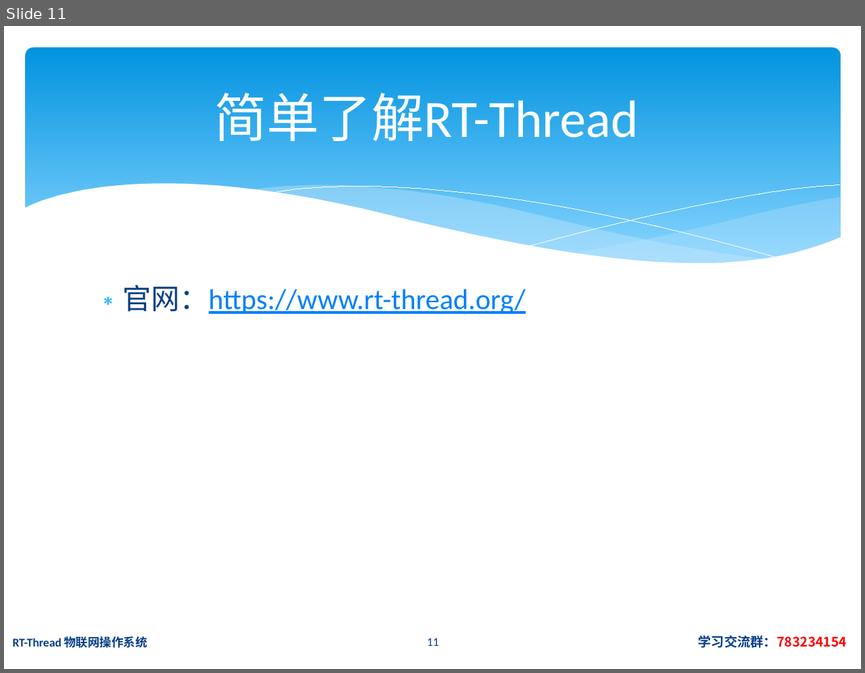
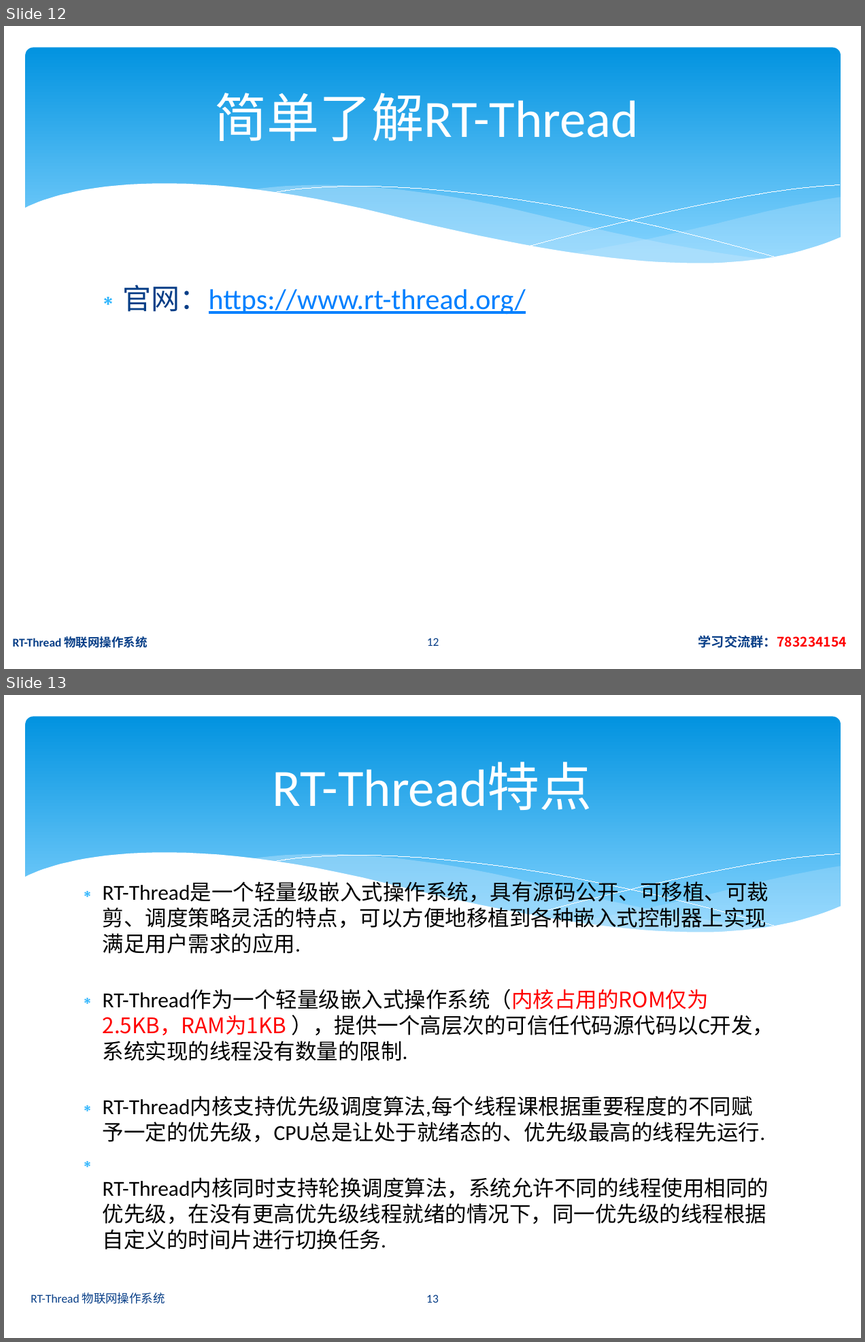
Before and after one commit to jiejieTop/RT_Thread_PPT, a slide deck: PPT/rt-thread.pptx. Shown one above the other, each under a label of ours: slide 11 before the commit, slides 12 and 13 after it. The pictures are 865x673 and 865x1342 pixels, drawn with LibreOffice and Linux fonts; fonts in the diff are those of the drawing. Boxes give left, top, right and bottom in pixels: in the first picture for what was removed or moved away, otherwise in the second. Text is boxed around its words. In the diff, an @@ line names an element or a change of style, - is before the commit and + after.

```diff
--- a/PPT/rt-thread.pptx
+++ b/PPT/rt-thread.pptx
@@ slide 13 added at [4, 695, 861, 1338], background #FFFFFF; not listed: 6 template elements that a slide beside it also shows @@
@@ title added at [273, 762, 592, 810], 44 pt, text #FFFFFF @@
+RT-Thread特点
@@ text added at [103, 882, 774, 1249], 18 pt, text #000000 @@
+∗ RT-Thread是一个轻量级嵌入式操作系统，具有源码公开、可移植、可裁剪、调度策略灵活的特点，可以方便地移植到各种嵌入式控制器上实现满足用户需求的应用.
+∗ RT-Thread作为一个轻量级嵌入式操作系统（内核占用的ROM仅为2.5KB，RAM为1KB ），提供一个高层次的可信任代码源代码以C开发，系统实现的线程没有数量的限制.
+∗ RT-Thread内核支持优先级调度算法,每个线程课根据重要程度的不同赋予一定的优先级，CPU总是让处于就绪态的、优先级最高的线程先运行.
+∗ RT-Thread内核同时支持轮换调度算法，系统允许不同的线程使用相同的优先级，在没有更高优先级线程就绪的情况下，同一优先级的线程根据自定义的时间片进行切换任务.
@@ text added at [31, 1292, 165, 1304], 10 pt, text #073E87 @@
+RT-Thread 物联网操作系统
@@ page number added at [426, 1294, 439, 1302], 10 pt, text #073E87 @@
+13
@@ what was slide 11 is now slide 12 @@
@@ page number at [427, 637, 439, 645]: text changed @@
-11
+12
```
Also in this commit, not shown: 3 slides changed, 2 other slides added, 3 other files.
